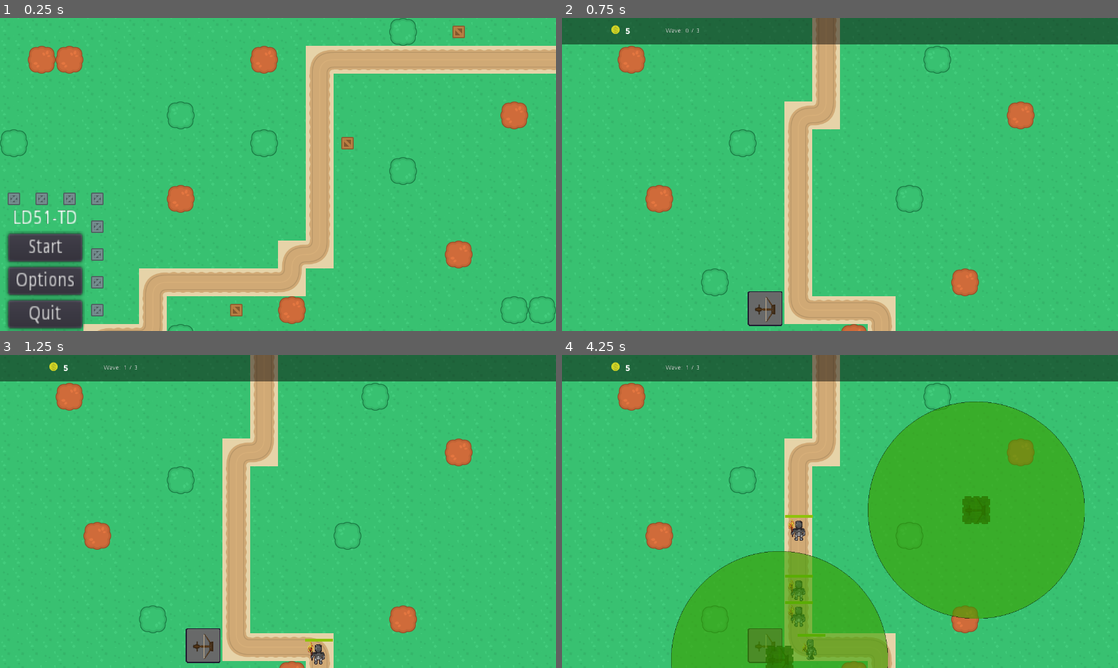
Above: before the commit, frames 1-4 (two rows, left to right).
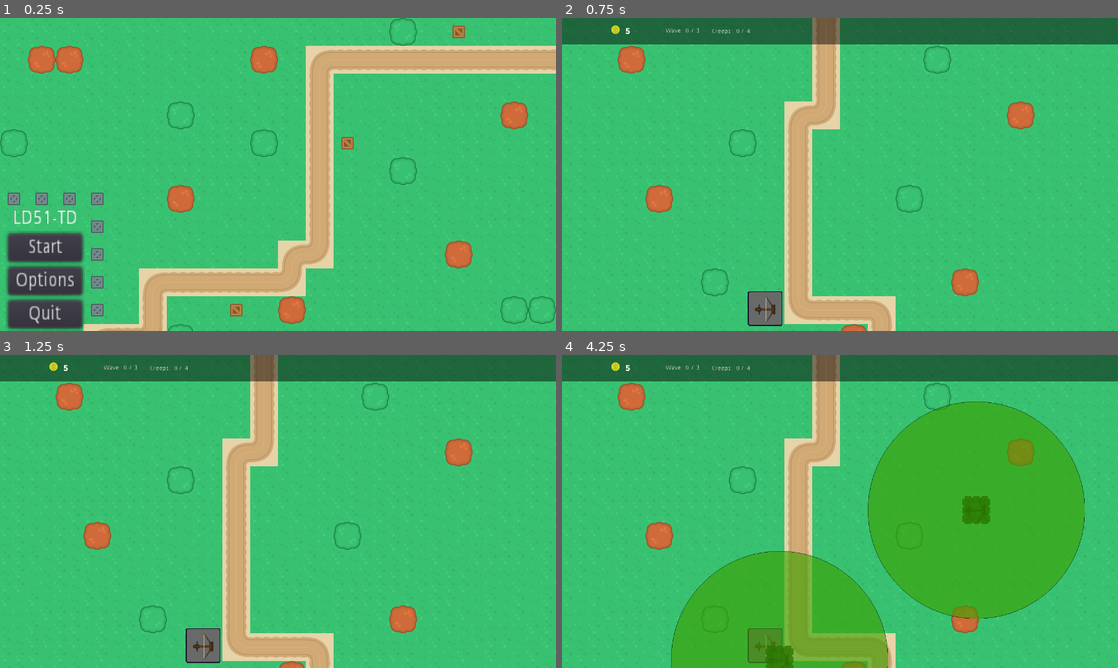
Above: after the commit, the same moments.

Repository: ld-51-game-jam/LD51-TD
Game: Godot game, scene res://src/start_menu/StartScene.tscn
Two runs of this game, one before a commit and one after it. Both use one fixed random seed, a clock stepped at 60 frames per second and the inputs below.
Inputs (mouse positions are in pixels of both pictures, inside the frame that each line leads up to):
- Up to frame 1 (0.25 s): no input
- Up to frame 2 (0.75 s): click "Start" at 0.5 s
- Up to frame 3 (1.25 s): no input
- Up to frame 4 (4.25 s): click (767, 646) at 1.25 s; click (767, 646) at 2 s; click (767, 646) at 2.75 s; tap Enter (ui_accept) at 3.5, 3.77 s; move the mouse to (962, 495) at 3.52 s; click (962, 495) at 3.67 s

Frame 1 is identical in both runs. In frame 2, less than 0.1% of the frame differs, in the area x 27-34%, y 3-6%; in frame 3, 0.2%; in frame 4, 0.7%, in the area x 22-48%, y 3-98%.
Error in both runs: Invalid set index 'rect_position' (on base: 'null instance') with value of type 'Vector2'. (res://src/levels/UI.gd:26)

Commit message:
Add Creep label

Diff:
--- a/src/base/LevelHandler.gd
+++ b/src/base/LevelHandler.gd
@@ -12,7 +12,9 @@
 var enemies_in_wave: int = 0
 var wave_data: Array
 var start: bool = false
-
+var max_waves: int = 0
+var counters_visible: bool = false
+var spawn_fluctuator = RandomNumberGenerator.new()
 
 # Called when the node enters the scene tree for the first time.
 func _ready() -> void:
@@ -21,6 +23,7 @@
 		map_node = self
 	for i in get_tree().get_nodes_in_group("build_buttons"):
 		i.connect("pressed", self, "initiate_build_mode", [i.get_name()])
+	yield(get_tree().create_timer(5.0),"timeout")
 	start_next_wave()
 
 
@@ -108,16 +111,28 @@
 func start_next_wave() -> void:
 	current_wave += 1
 	yield(get_tree().create_timer(0.2),"timeout")
+	update_label(wave_data[1], "MaxCreeps")
+	update_label(0, "Creeps")
 	spawn_enemies()
-	var wave: Label = get_tree().get_root().get_node_or_null("World/UI/HUD/InfoBar/Wave")
-	if wave != null:
-		wave.text = String(current_wave)
+	update_label(current_wave, "Wave")
+	wave_data[1] += current_wave * 2
 
 
 func spawn_enemies() -> void:
-	for i in wave_data:
-		var new_enemy = load("res://src/enemies/" + i[0] + ".tscn").instance()
+	for i in range(wave_data[1]):
+		var new_enemy = load("res://src/enemies/" + wave_data[0] + ".tscn").instance()
 		map_node.get_node("Path").add_child(new_enemy, true)
 		enemies_in_wave = enemies_in_wave + 1
-		yield(get_tree().create_timer(i[1]),"timeout")
+		var fluctuation = spawn_fluctuator.randf_range(0.1, 1.0)
+		yield(get_tree().create_timer(fluctuation),"timeout")
+		update_label(i+1, "Creeps")
 	start = true
+
+func change_labels() -> void:
+	update_label(max_waves, "MaxWave")
+	update_label(wave_data[1], "MaxCreeps")
+
+func update_label(num: int, label_str: String) -> void:
+	var label: Label = get_tree().get_root().get_node_or_null("World/UI/HUD/InfoBar/" + label_str)
+	if label != null:
+		label.text = String(num)
--- a/src/levels/LevelOne.gd
+++ b/src/levels/LevelOne.gd
@@ -2,7 +2,7 @@
 
 
 func _ready() -> void:
-	wave_data = [["Enemy", 0.9], ["Enemy", 0.4], ["Enemy", 0.6], ["Enemy", 0.1]]
-	var max_wave_label: Label = get_tree().get_root().get_node_or_null("World/UI/HUD/InfoBar/MaxWave")
-	if max_wave_label != null:
-		max_wave_label.text = "3"
+	max_waves = 3
+	wave_data = ["Enemy", 4]
+	counters_visible = true
+	change_labels()
--- a/src/levels/LevelOne.tscn
+++ b/src/levels/LevelOne.tscn
@@ -314,6 +314,29 @@
 align = 1
 valign = 1
 
+[node name="CreepLabel" type="Label" parent="UI/HUD/InfoBar"]
+anchor_left = -0.006
+anchor_right = -0.006
+margin_left = 383.962
+margin_top = 24.0
+margin_right = 423.962
+margin_bottom = 38.0
+text = "Creeps:     /"
+
+[node name="Creeps" type="Label" parent="UI/HUD/InfoBar"]
+margin_left = 432.0
+margin_top = 24.0
+margin_right = 440.0
+margin_bottom = 38.0
+text = "0"
+
+[node name="MaxCreeps" type="Label" parent="UI/HUD/InfoBar"]
+margin_left = 456.0
+margin_top = 24.0
+margin_right = 472.0
+margin_bottom = 38.0
+text = "0"
+
 [node name="PanningCamera" type="Camera2D" parent="."]
 position = Vector2( 608, 328 )
 offset = Vector2( 32, 32 )
